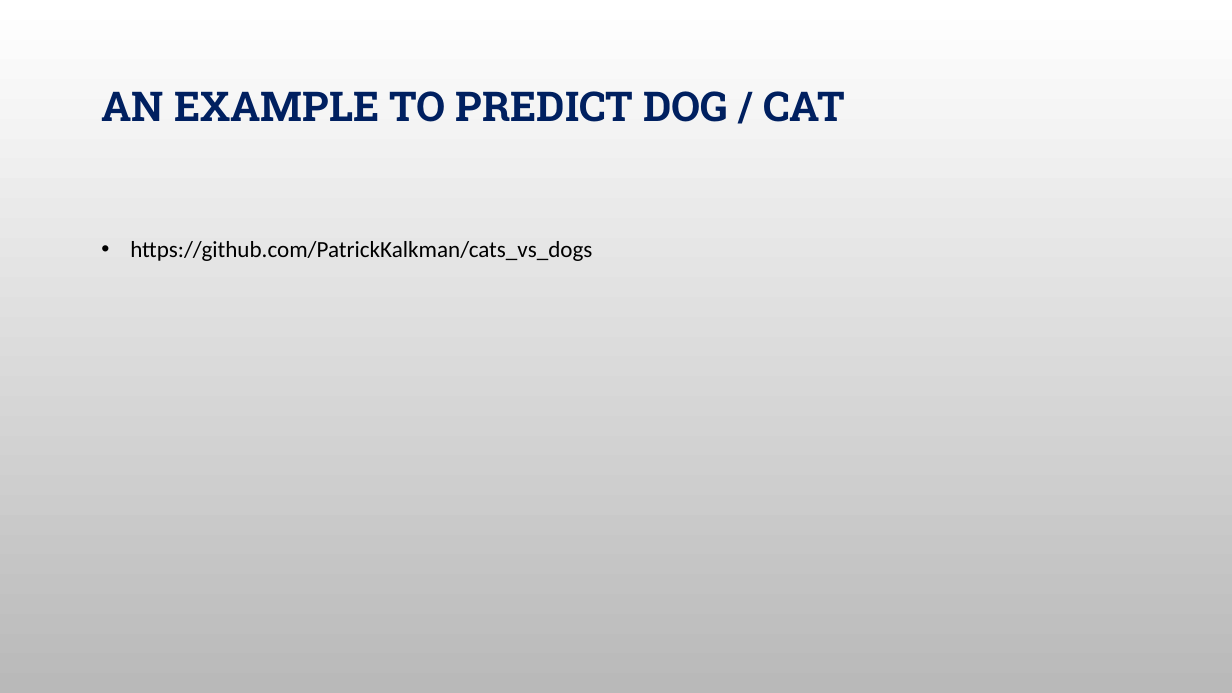
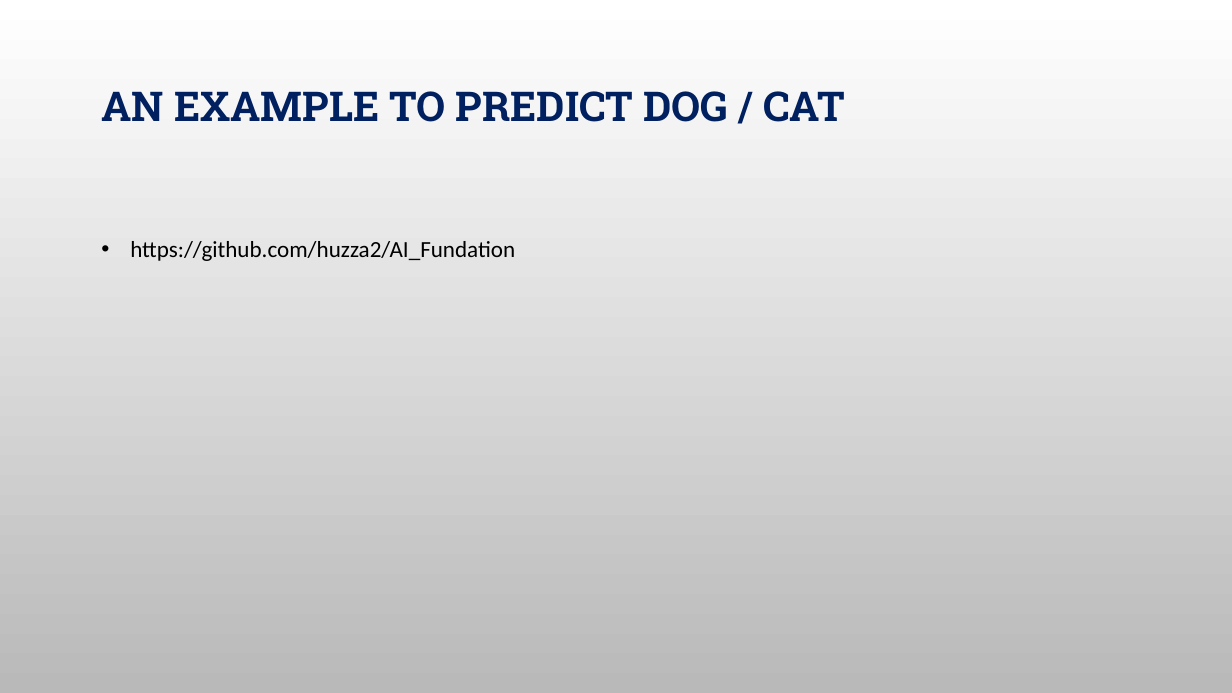
Before and after one commit to huzza2/AI_Fundation, a slide deck: slide 12 of AI_introduction.pptx. Drawn at 1232x693 pixels with LibreOffice and Linux fonts; fonts in the diff are those of the drawing; background and template pictures are left out. Boxes give left, top, right and bottom in pixels: in the first picture for what was removed or moved away, otherwise in the second. Text is boxed around its words. In the diff, an @@ line names an element or a change of style, - is before the commit and + after.

Commit message:
change git link in PPT

```diff
--- a/AI_introduction.pptx
+++ b/AI_introduction.pptx
@@ text at bbox=[130, 241, 515, 261]: text changed @@
-• https://github.com/PatrickKalkman/cats_vs_dogs
+• https://github.com/huzza2/AI_Fundation
```
